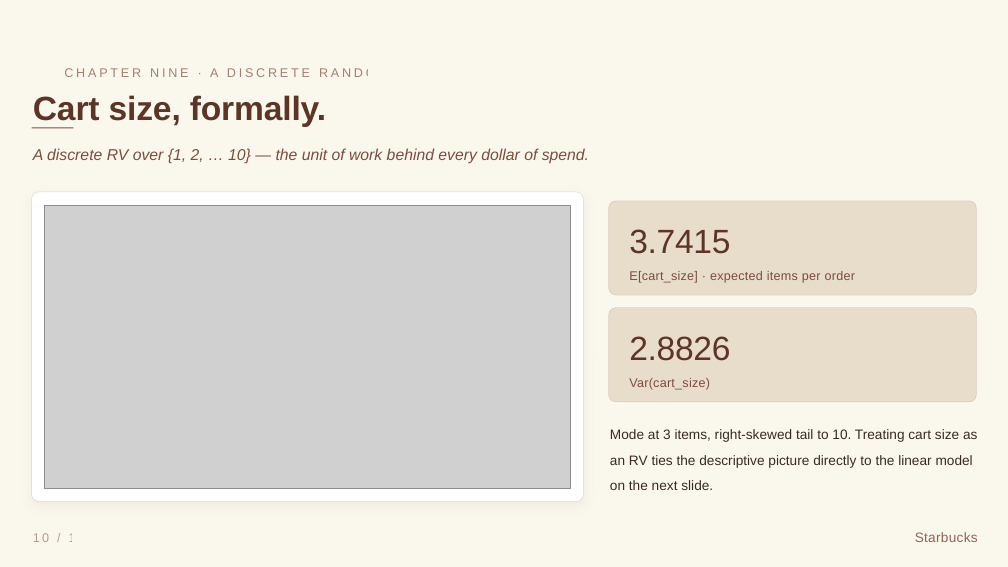
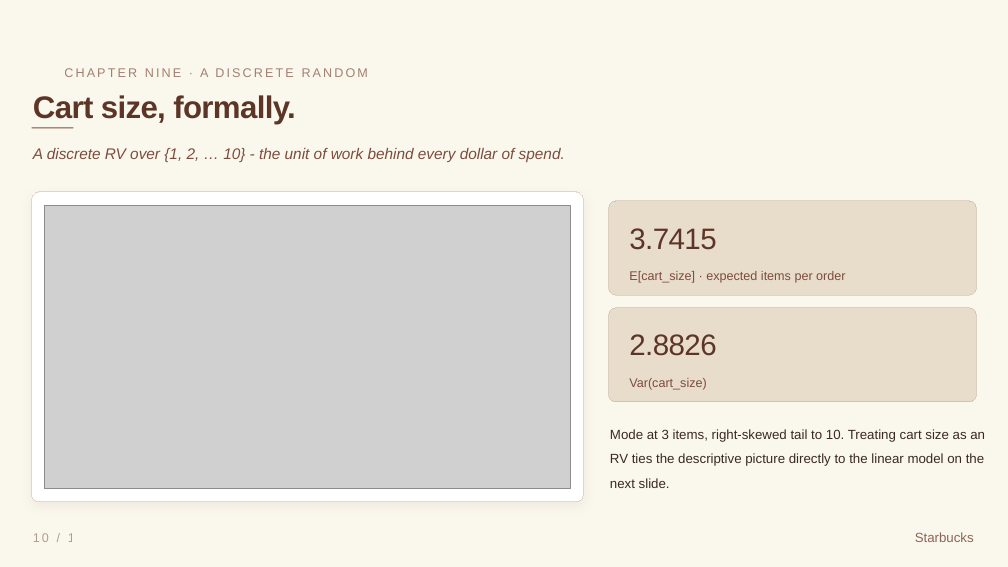
Before and after one commit to NamanSudan/data202-starbucks-analysis, a slide deck: slide 10 of presentation/final-presentation/final-presentation.pptx. Drawn at 1008x567 pixels with LibreOffice and Linux fonts; fonts in the diff are those of the drawing; grey boxes stand for pictures. Boxes give left, top, right and bottom in pixels: in the first picture for what was removed or moved away, otherwise in the second. Text is boxed around its words. In the diff, an @@ line names an element or a change of style, - is before the commit and + after.

```diff
--- a/presentation/final-presentation/final-presentation.pptx
+++ b/presentation/final-presentation/final-presentation.pptx
@@ text "Cart size, formally." at (33, 95, 296, 124): size 48 to 44.6 pt, letter spacing -0.2 to -0.9 pt @@
@@ text "CHAPTER NINE · A DISCRETE ..." at (47, 68, 101, 159): letter spacing 4 to 3 pt @@
@@ text at (33, 148, 565, 162): text changed; size 22.5 to 22 pt @@
-A discrete RV over {1, 2, … 10} — the unit of work behind every dollar of spend.
+A discrete RV over {1, 2, … 10} - the unit of work behind every dollar of spend.
@@ text "3.7415" at (629, 228, 716, 250): size 48 to 42.2 pt, letter spacing -0.5 to -0.9 pt @@
@@ text "E[cart_size] · expected items per ..." at (629, 271, 845, 283): letter spacing 0.4 to 0 pt @@
@@ text "2.8826" at (629, 334, 716, 356): size 48 to 42.2 pt, letter spacing -0.5 to -0.9 pt @@
@@ text "Var(cart_size)" at (629, 378, 706, 390): letter spacing 0.4 to 0 pt @@
@@ text "Mode at 3 items, right-skewed ..." at (610, 429, 985, 488): size 19.5 to 19 pt @@
@@ text "10 / 16" at (33, 533, 84, 542): letter spacing 3.2 to 3 pt @@
@@ text "Starbucks" at (915, 532, 974, 542): size 19.5 to 19 pt, letter spacing 0.4 to 0 pt @@
```
Also in this commit, not shown: 15 other slides changed, 2 other files.
